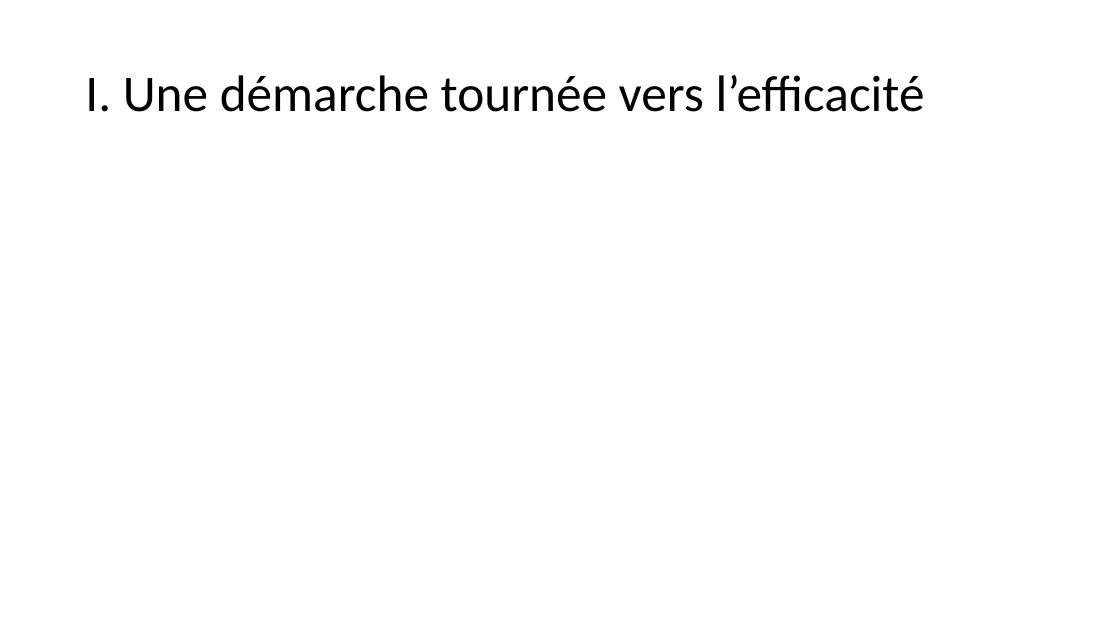
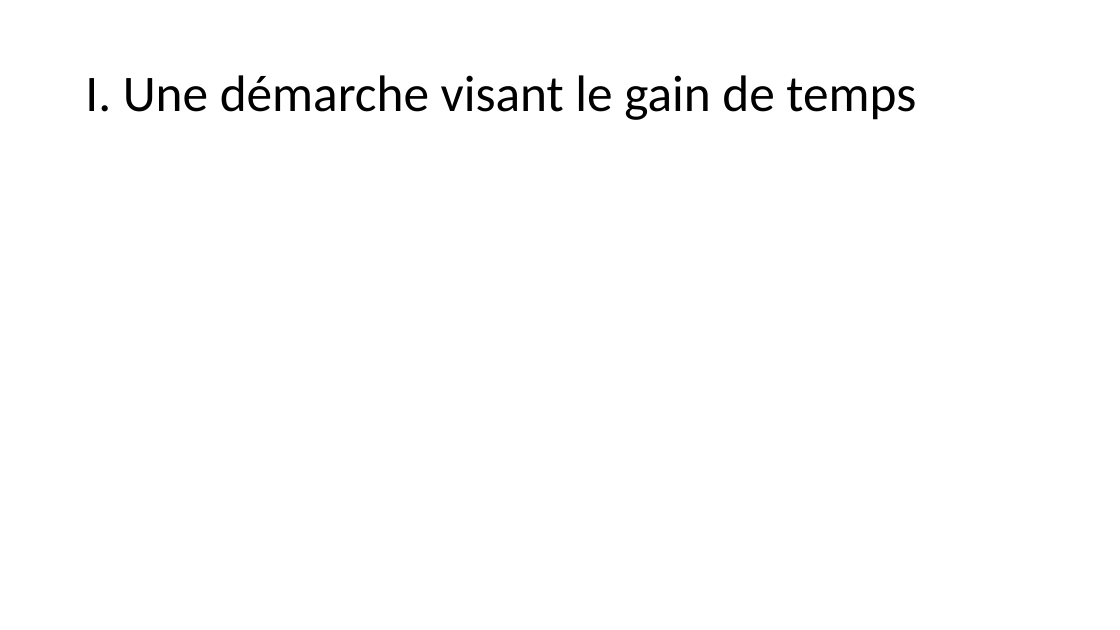
Before and after one commit to jonatjano/Minivilles, a slide deck: slide 3 of Diaporama.pptx. Drawn at 1120x630 pixels with LibreOffice and Linux fonts; fonts in the diff are those of the drawing. Boxes give left, top, right and bottom in pixels: in the first picture for what was removed or moved away, otherwise in the second. Text is boxed around its words. In the diff, an @@ line names an element or a change of style, - is before the commit and + after.

```diff
--- a/Diaporama.pptx
+++ b/Diaporama.pptx
@@ title at <box>85,75,916,120</box>: text changed @@
-I. Une démarche tournée vers l’efficacité
+I. Une démarche visant le gain de temps
```
Also in this commit, not shown: 1 other slide changed, 3 slides added, 1 other file.
